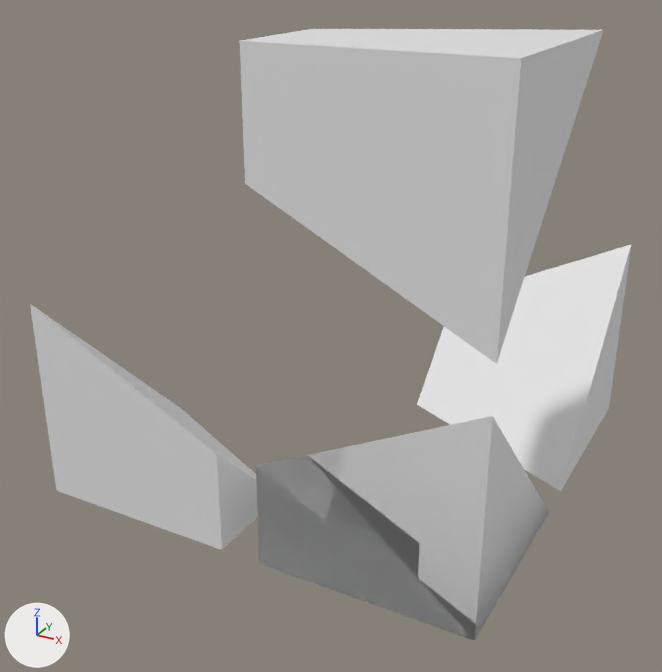
The Blender file blends/ArmorCorner2x1x1Base.blend, before and after one commit.
One viewpoint serves both versions: a 50 mm camera at (3.41, -8.1, 5.1) aimed at (-1.58, 0.98, 0.55). The lights are fixed; the arrows at lower left show +X, +Y and +Z. Materials are left out; every surface is plain grey.

Script lines for the objects in view, before the commit:
```python
ob_armorslope2x1x1base = bpy.data.objects.new('ArmorSlope2x1x1Base', me_cube)
ob_armorslope2x1x1base.location = (0.0, 0.0, 0.0)
ob_armorslope2x1x1base.scale = (1.25, 1.25, 1.25)
ob_armorslope2x1x1base_001 = bpy.data.objects.new('ArmorSlope2x1x1Base.001', me_cube)
ob_armorslope2x1x1base_001.parent = ob_mirrortopbottom
ob_armorslope2x1x1base_001.location = (0.0, 0.0, 0.0)
ob_armorslope2x1x1base_001.scale = (1.25, 1.25, 1.25)
ob_armorslope2x1x1base_002 = bpy.data.objects.new('ArmorSlope2x1x1Base.002', me_cube)
ob_armorslope2x1x1base_002.parent = ob_mirrorleftright
ob_armorslope2x1x1base_002.location = (0.0, 0.0, 0.0)
ob_armorslope2x1x1base_002.scale = (1.25, 1.25, 1.25)
ob_armorslope2x1x1base_003 = bpy.data.objects.new('ArmorSlope2x1x1Base.003', me_cube)
ob_armorslope2x1x1base_003.parent = ob_mirrorfrontback
ob_armorslope2x1x1base_003.location = (0.0, 0.0, 0.0)
ob_armorslope2x1x1base_003.scale = (1.25, 1.25, 1.25)
ob_mountpoint = bpy.data.objects.new('MountPoint', me_mountpoint_002)
ob_mountpoint.location = (0.0, 0.0, 0.0)
```
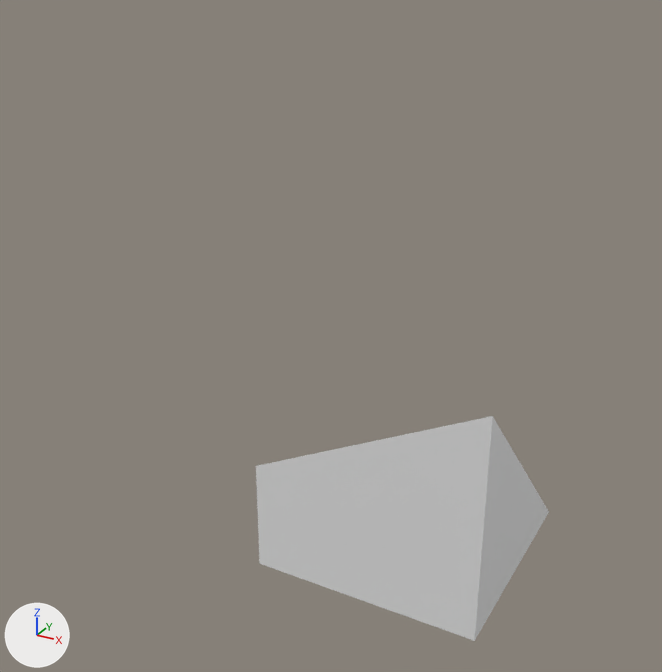
Where the newer file only moved an object's origin or applied its transform, the numbers keep the older frame.

What differs and where, as boxes [x1, y1, x2, y2] in the pictures (662 x 672 px):
'ArmorSlope2x1x1Base.001', deleted
    before: [240, 29, 603, 364]
'ArmorSlope2x1x1Base', deleted
    before: [256, 416, 549, 641]
'ArmorSlope2x1x1Base.002', deleted
    before: [30, 304, 258, 550]
'ArmorSlope2x1x1Base.003', deleted
    before: [417, 245, 631, 491]
'MountPoint', unchanged, uncovered by the edit
    before: [256, 417, 548, 641]
    after: [256, 416, 549, 641]

The change, as a diff of the scene's bpy script:
```diff
--- a/blends/ArmorCorner2x1x1Base.blend.py
+++ b/blends/ArmorCorner2x1x1Base.blend.py
@@ ob_armorslope2x1x1base @@
-ob_armorslope2x1x1base = bpy.data.objects.new('ArmorSlope2x1x1Base', me_cube)
-ob_armorslope2x1x1base.location = (0.0, 0.0, 0.0)
-ob_armorslope2x1x1base.scale = (1.25, 1.25, 1.25)
-ob_armorslope2x1x1base.material_slots[0].link = 'OBJECT'; ob_armorslope2x1x1base.material_slots[0].material = mat_material_001
@@ ob_armorslope2x1x1base_003 @@
-ob_armorslope2x1x1base_003 = bpy.data.objects.new('ArmorSlope2x1x1Base.003', me_cube)
-ob_armorslope2x1x1base_003.parent = ob_mirrorfrontback
-ob_armorslope2x1x1base_003.location = (0.0, 0.0, 0.0)
-ob_armorslope2x1x1base_003.scale = (1.25, 1.25, 1.25)
-ob_armorslope2x1x1base_003.material_slots[0].link = 'OBJECT'; ob_armorslope2x1x1base_003.material_slots[0].material = mat_material_001
@@ ob_armorslope2x1x1base_001 @@
-ob_armorslope2x1x1base_001 = bpy.data.objects.new('ArmorSlope2x1x1Base.001', me_cube)
-ob_armorslope2x1x1base_001.parent = ob_mirrortopbottom
-ob_armorslope2x1x1base_001.location = (0.0, 0.0, 0.0)
-ob_armorslope2x1x1base_001.scale = (1.25, 1.25, 1.25)
-ob_armorslope2x1x1base_001.material_slots[0].link = 'OBJECT'; ob_armorslope2x1x1base_001.material_slots[0].material = mat_material_001
@@ ob_armorslope2x1x1base_002 @@
-ob_armorslope2x1x1base_002 = bpy.data.objects.new('ArmorSlope2x1x1Base.002', me_cube)
-ob_armorslope2x1x1base_002.parent = ob_mirrorleftright
-ob_armorslope2x1x1base_002.location = (0.0, 0.0, 0.0)
-ob_armorslope2x1x1base_002.scale = (1.25, 1.25, 1.25)
-ob_armorslope2x1x1base_002.material_slots[0].link = 'OBJECT'; ob_armorslope2x1x1base_002.material_slots[0].material = mat_material_001
```
